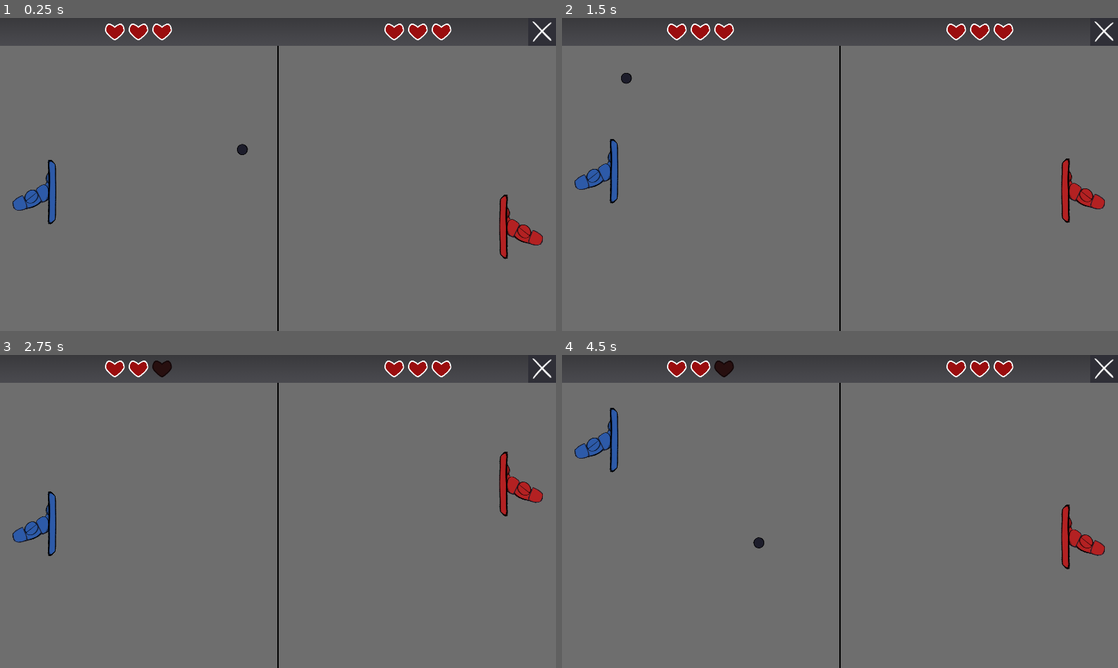
Above: before the commit, frames 1-4 (two rows, left to right).
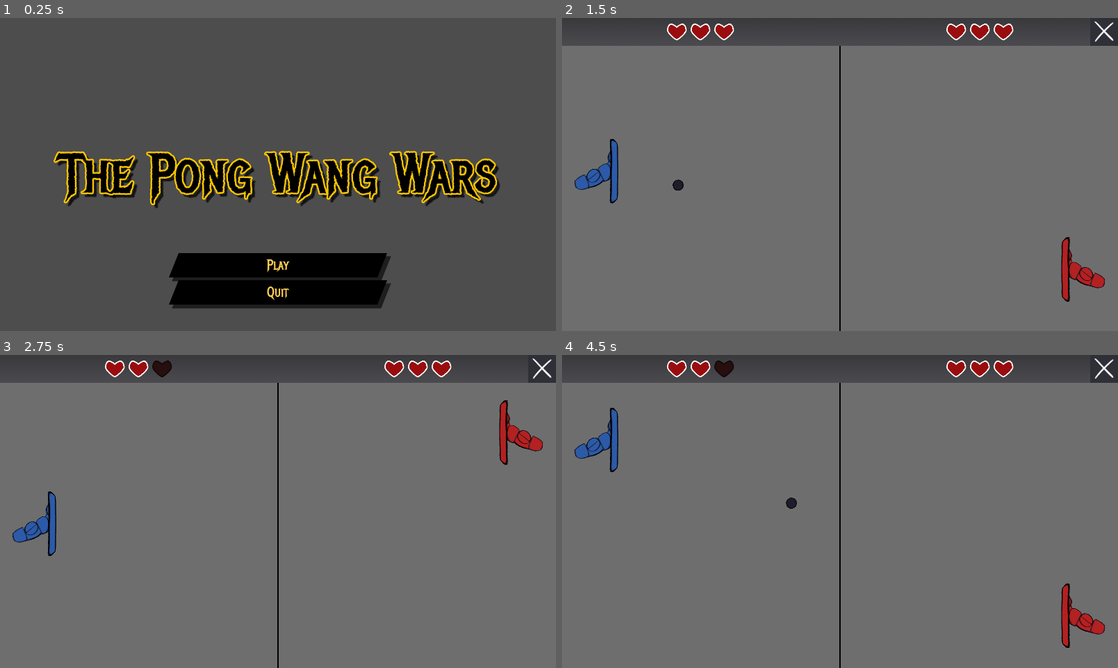
Above: after the commit, the same moments.

Repository: parrotwise/gmtk26-pong
Game: Godot game, scene res://Menu/main_menu.tscn
Two runs of this game, one before a commit and one after it. Both use one fixed random seed, a clock stepped at 60 frames per second and the inputs below. Before the commit the project starts from res://Scenes/game_scene.tscn.
Inputs (mouse positions are in pixels of both pictures, inside the frame that each line leads up to):
- Up to frame 1 (0.25 s): no input
- Up to frame 2 (1.5 s): click (840, 265) at 0.5 s, where only the run after the commit has a clickable "Play"; hold Up (ui_up) from 1.28 s (still down)
- Up to frame 3 (2.75 s): release Up (ui_up) at 2.03 s; hold Down (ui_down) from 2.03 s (still down)
- Up to frame 4 (4.5 s): release Down (ui_down) at 2.78 s; hold Up (ui_up) 2.78-4.28 s; hold Down (ui_down) from 4.28 s (still down)

The runs differ from the first frame. In frame 1, 92% of the frame differs, in the area x 0-100%, y 0-100%; in frame 2, 1.4%; in frame 3, 1.2%; in frame 4, 1.4%.

Commit message:
Export settings

Diff:
--- a/project.godot
+++ b/project.godot
@@ -11,7 +11,7 @@
 [application]
 
 config/name="GMTK26 Pong"
-run/main_scene="res://Scenes/game_scene.tscn"
+run/main_scene="uid://dqebcifp4u8rm"
 config/features=PackedStringArray("4.7", "Mobile")
 config/icon="res://icon.svg"
 
Not shown, changed: export_presets.cfg
